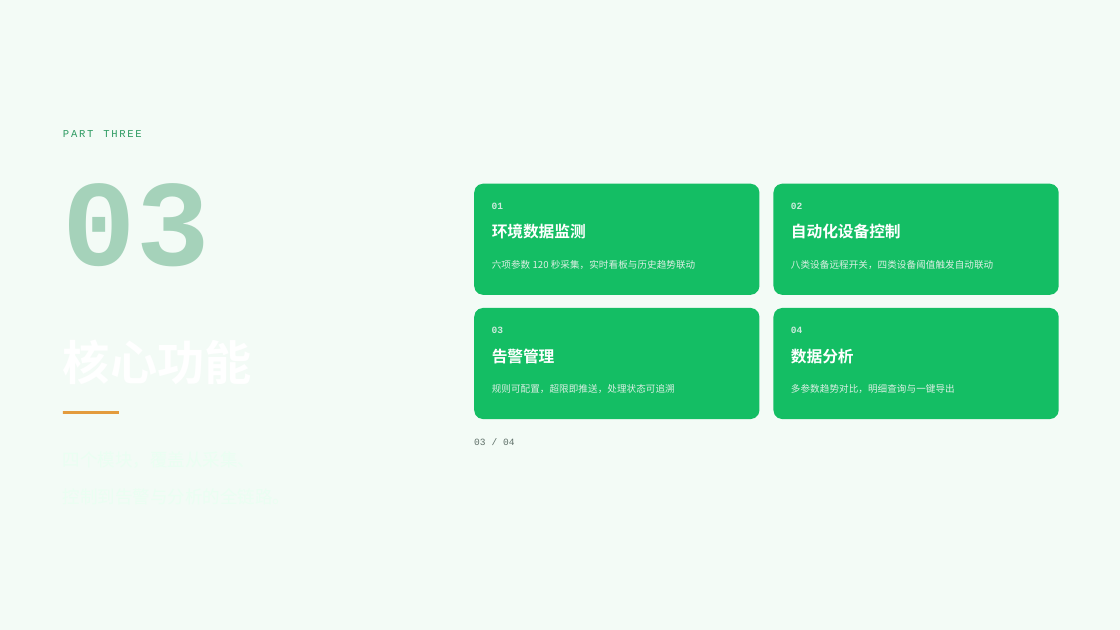
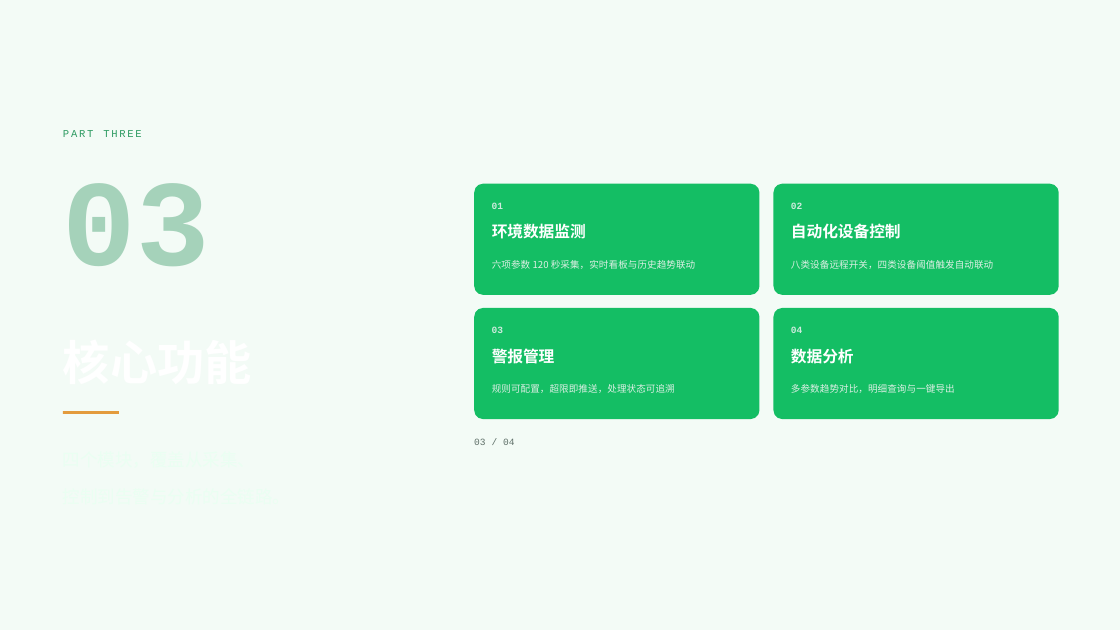
Before and after one commit to ysx3752-design/-java-vue3-, a slide deck: slide 12 of 智能温室数字孪生与微气候测控平台.pptx. Drawn at 1120x630 pixels with LibreOffice and Linux fonts; fonts in the diff are those of the drawing; background and template pictures are left out; a plain dark background stands for a picture behind light text. Boxes give left, top, right and bottom in pixels: in the first picture for what was removed or moved away, otherwise in the second. Text is boxed around its words. In the diff, an @@ line names an element or a change of style, - is before the commit and + after.

```diff
--- a/智能温室数字孪生与微气候测控平台.pptx
+++ b/智能温室数字孪生与微气候测控平台.pptx
@@ text at box(492, 346, 555, 367): text changed @@
-告警管理
+警报管理
```
Also in this commit, not shown: 5 other slides changed, 1 slide removed, 13 other files.
